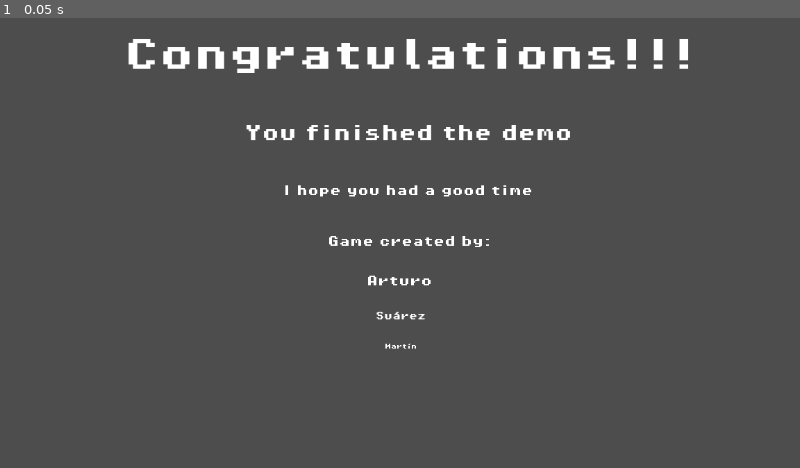
Above: before the commit, frame 1.
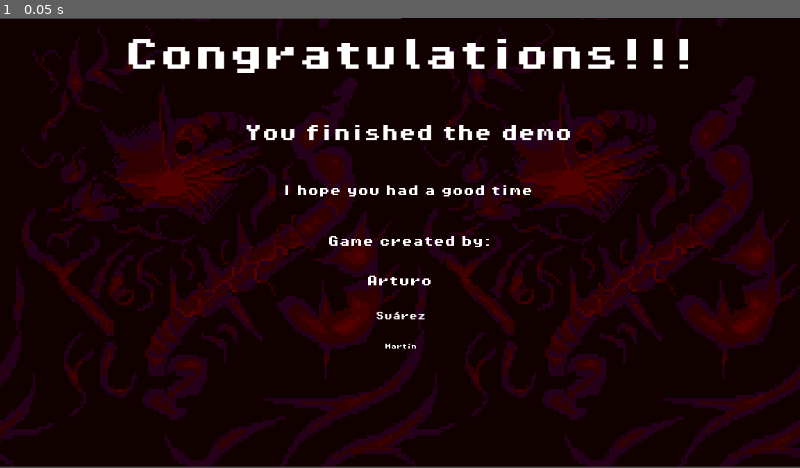
Above: after the commit, the same moment.

Repository: ArturoSM333/PFC
Game: Godot game, scene res://scenes/final_demo.tscn
The game is run twice, just before and just after one commit, with the same random seed, the same clock (stepped at 60 frames per second) and the same inputs. This scene is started directly instead of the project's main scene.
Inputs:
- Up to frame 1 (0.05 s): no input

The runs differ from the first frame. In frame 1, 97% of the frame differs, in the area x 0-100%, y 0-100%.

Commit message:
Final_Boss completado

Diff:
--- a/Apocalipsis_Hero/scenes/final_demo.tscn
+++ b/Apocalipsis_Hero/scenes/final_demo.tscn
@@ -1,10 +1,12 @@
-[gd_scene load_steps=2 format=3 uid="uid://cduexsyvu68ob"]
+[gd_scene load_steps=3 format=3 uid="uid://cduexsyvu68ob"]
 
 [ext_resource type="FontFile" uid="uid://b52reryma4pbd" path="res://assets/fonts/PixelOperator8-Bold.ttf" id="1_ymigv"]
+[ext_resource type="Texture2D" uid="uid://51rmjhha4aw8" path="res://assets/sprites/living-tissue-platform-files/PNG/layers/bakground.png" id="2_tqa0b"]
 
 [node name="final_demo" type="Node2D"]
 
 [node name="Label" type="Label" parent="."]
+top_level = true
 offset_left = 179.0
 offset_top = 29.0
 offset_right = 1004.0
@@ -14,6 +16,7 @@
 text = "Congratulations!!!"
 
 [node name="Label4" type="Label" parent="."]
+top_level = true
 offset_left = 407.0
 offset_top = 241.0
 offset_right = 767.0
@@ -22,6 +25,7 @@
 text = "I hope you had a good time"
 
 [node name="Label5" type="Label" parent="."]
+top_level = true
 offset_left = 472.0
 offset_top = 314.0
 offset_right = 1018.0
@@ -34,6 +38,7 @@
 "
 
 [node name="Label6" type="Label" parent="."]
+top_level = true
 offset_left = 541.0
 offset_top = 423.0
 offset_right = 1087.0
@@ -44,6 +49,7 @@
 "
 
 [node name="Label7" type="Label" parent="."]
+top_level = true
 offset_left = 554.0
 offset_top = 469.0
 offset_right = 1100.0
@@ -53,6 +59,7 @@
 text = "Martín"
 
 [node name="Label2" type="Label" parent="."]
+top_level = true
 offset_left = 352.0
 offset_top = 154.0
 offset_right = 824.0
@@ -60,3 +67,15 @@
 theme_override_fonts/font = ExtResource("1_ymigv")
 theme_override_font_sizes/font_size = 25
 text = "You finished the demo"
+
+[node name="Sprite2D" type="Sprite2D" parent="."]
+
+[node name="Bakground" type="Sprite2D" parent="."]
+position = Vector2(289.5, 323.5)
+scale = Vector2(4.03472, 4.47917)
+texture = ExtResource("2_tqa0b")
+
+[node name="Bakground2" type="Sprite2D" parent="."]
+position = Vector2(865, 322.25)
+scale = Vector2(3.98611, 4.49653)
+texture = ExtResource("2_tqa0b")
